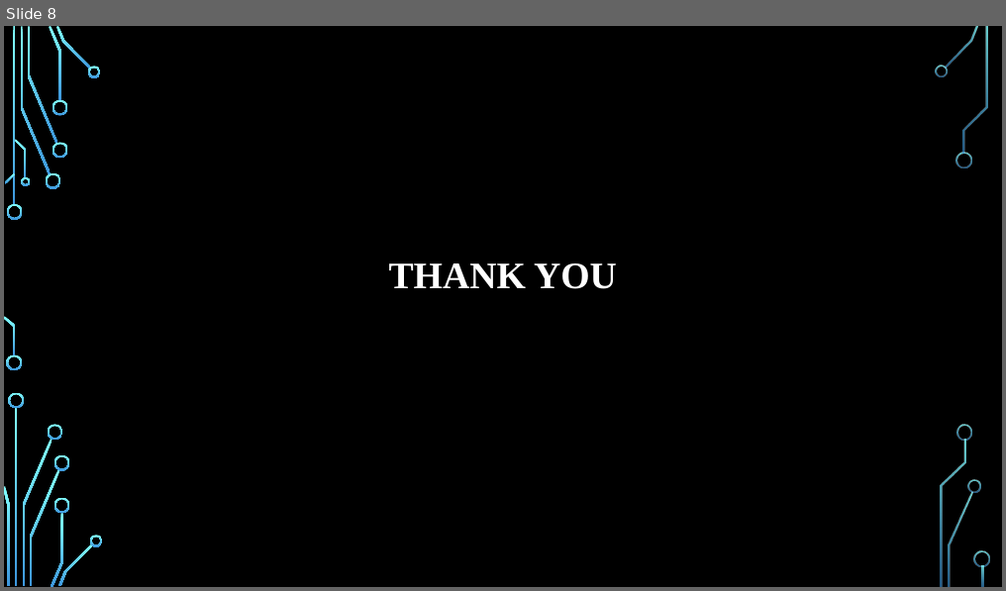
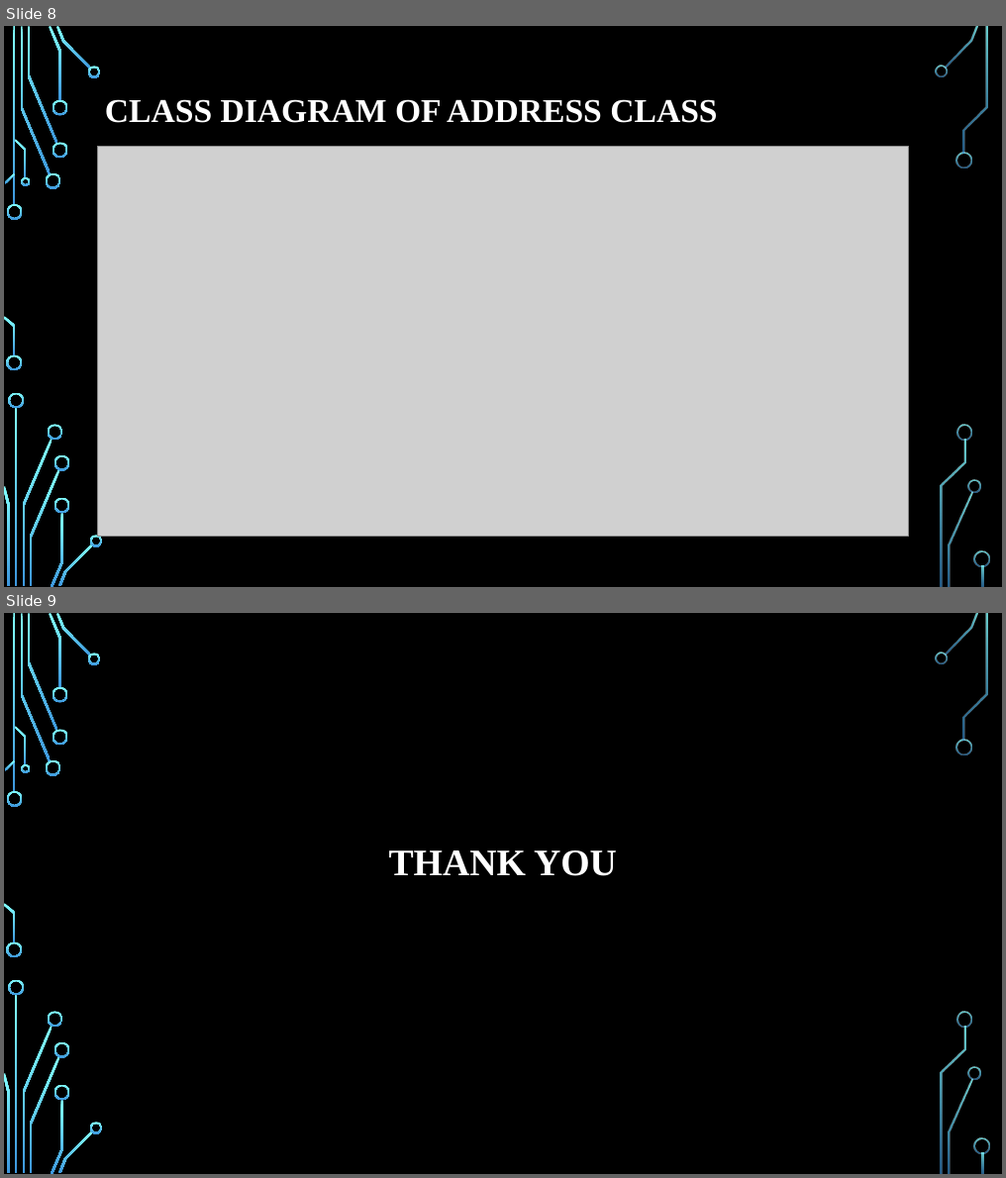
Before and after one commit to asing472/Great_Outdoor_Group_B, a slide deck: Presentation/Great_Outdoor Group B Prafull .pptx. Shown one above the other, each under a label of ours: slide 8 before the commit, slides 8 and 9 after it. The pictures are 1006x591 and 1006x1178 pixels, drawn with LibreOffice and Linux fonts; fonts in the diff are those of the drawing; grey boxes stand for pictures; background and template pictures are left out. Boxes give left, top, right and bottom in pixels: in the first picture for what was removed or moved away, otherwise in the second. Text is boxed around its words. In the diff, an @@ line names an element or a change of style, - is before the commit and + after.

```diff
--- a/Presentation/Great_Outdoor Group B Prafull .pptx
+++ b/Presentation/Great_Outdoor Group B Prafull .pptx
@@ slide 8 added at bbox=[4, 26, 1002, 587], background picture (left out); not listed: 36 template elements that a slide beside it also shows @@
@@ title added at bbox=[105, 99, 717, 123], 32 pt, text #FFFFFF, bold @@
+CLASS DIAGRAM OF ADDRESS CLASS
@@ picture added at bbox=[98, 146, 908, 537] @@
@@ what was slide 8 is now slide 9 @@
```
Also in this commit, not shown: 1 slide changed.
